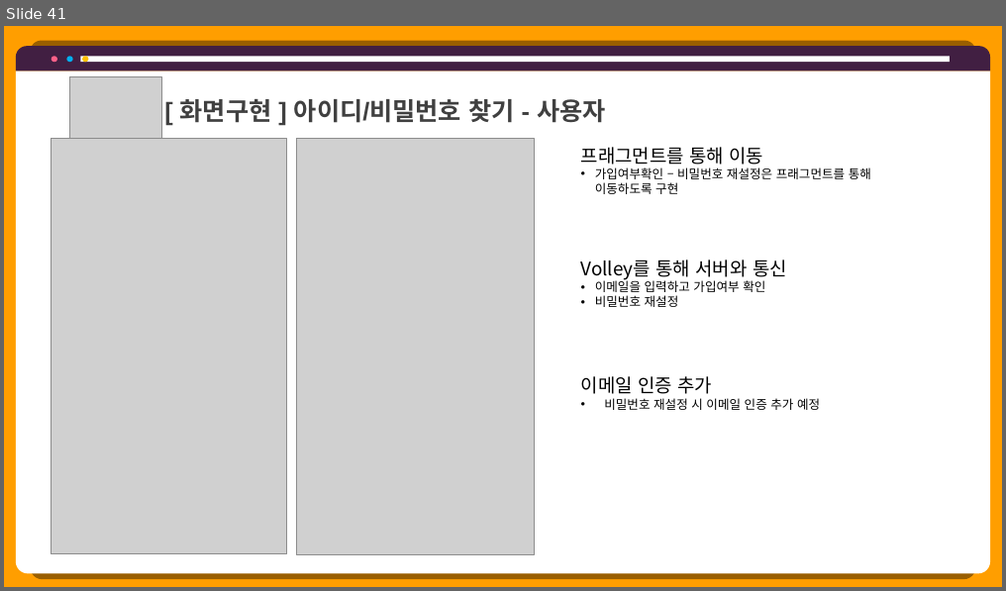
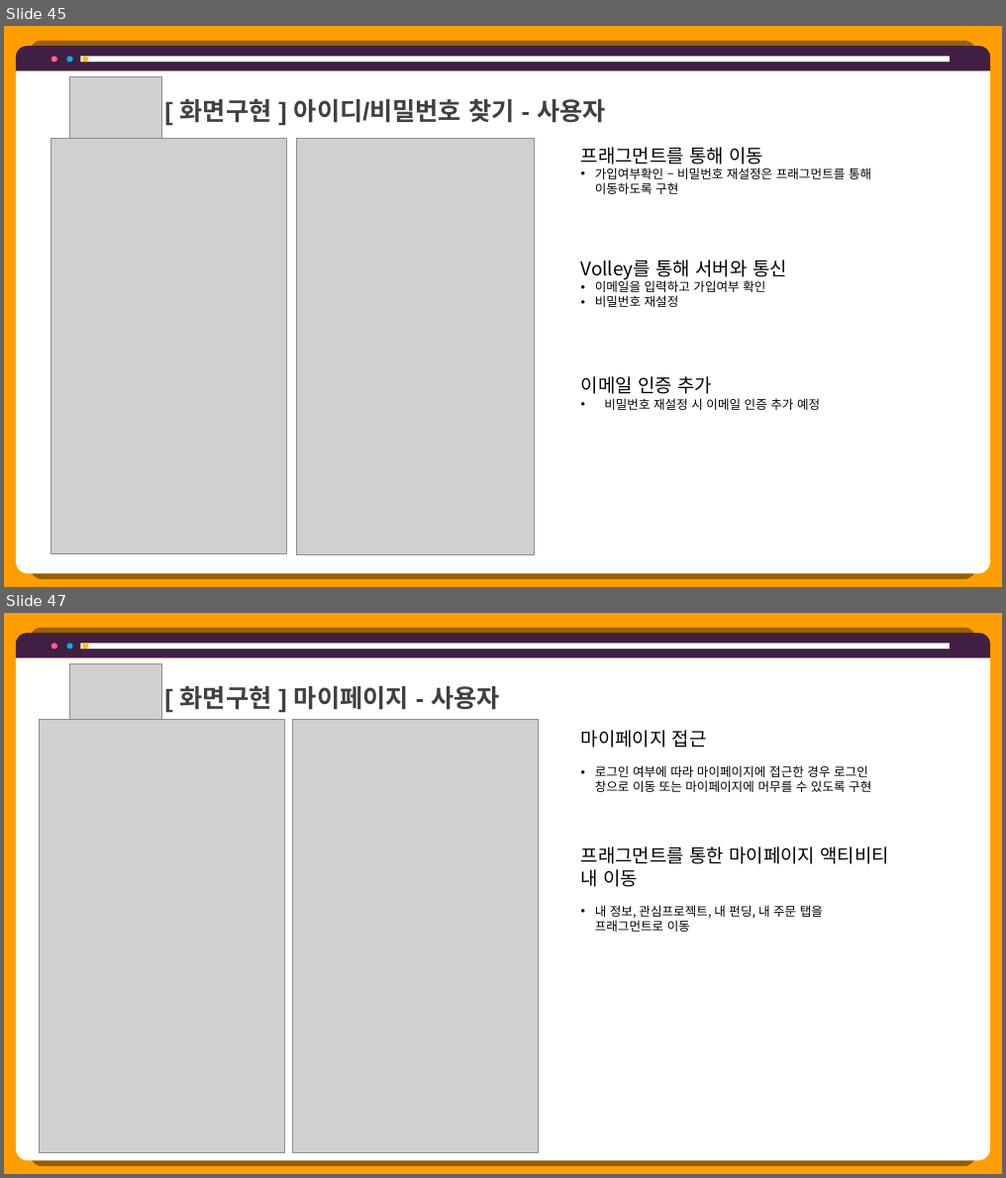
Before and after one commit to hhsw07/ezen-academy-projects, a slide deck: 0 발표용 파워포인트/project06 - 파워포인트 종합 - 형준.pptx. Shown one above the other, each under a label of ours: slide 41 before the commit, slides 45 and 47 after it; the slides between them are not shown. The pictures are 1006x591 and 1006x1178 pixels, drawn with LibreOffice and Linux fonts; fonts in the diff are those of the drawing; grey boxes stand for pictures. Boxes give left, top, right and bottom in pixels: in the first picture for what was removed or moved away, otherwise in the second. Text is boxed around its words. In the diff, an @@ line names an element or a change of style, - is before the commit and + after.

```diff
--- a/0 발표용 파워포인트/project06 - 파워포인트 종합 - 형준.pptx
+++ b/0 발표용 파워포인트/project06 - 파워포인트 종합 - 형준.pptx
@@ slide 47 added at (4,613,1002,1174), background #FF9E00 @@
@@ round same rect added at (16,633,991,658), fill #411F42 @@
@@ round same rect added at (16,658,991,1161), fill #FFFFFF @@
@@ ellipse added at (52,643,57,649), fill #FF6189 @@
@@ ellipse added at (67,643,73,649), fill #00B0F0 @@
@@ picture added at (70,663,162,725) @@
@@ rectangle added at (80,643,949,649), fill #FFFFFF @@
@@ ellipse added at (82,643,88,649), fill #FFC000 @@
@@ text added at (180,686,500,710), 24 pt, text #404040, bold @@
+[ 화면구현 ] 마이페이지 - 사용자
@@ picture added at (40,719,285,1153) @@
@@ picture added at (293,719,539,1154) @@
@@ text added at (581,730,871,792), 12 pt, text #000000 @@
+마이페이지 접근
+• 로그인 여부에 따라 마이페이지에 접근한 경우 로그인 창으로 이동 또는 마이페이지에 머무를 수 있도록 구현
@@ text added at (581,847,890,932), 12 pt, text #000000 @@
+프래그먼트를 통한 마이페이지 액티비티 내 이동
+• 내 정보, 관심프로젝트, 내 펀딩, 내 주문 탭을 프래그먼트로 이동
@@ what was slide 41 is now slide 45 @@
```
Also in this commit, not shown: 5 other slides added, 1 other file.
